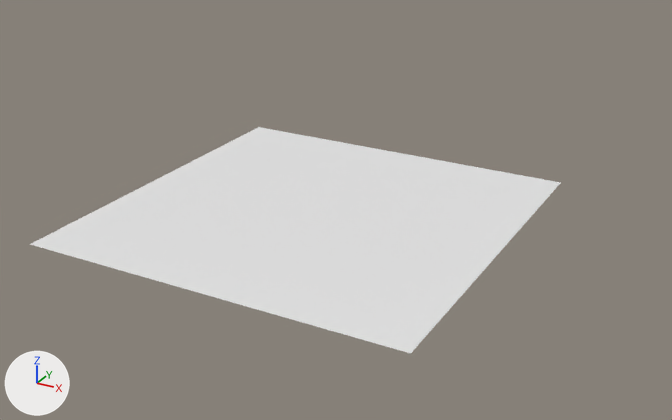
The Blender file scenes/construction/construction.blend, before and after one commit.
Before and after are seen from a 50 mm camera at (111.0, -191.0, 97.0) aimed at (-10.0, 30.0, -13.0). The lights are fixed; the arrows at lower left show +X, +Y and +Z. The first picture is the older version.
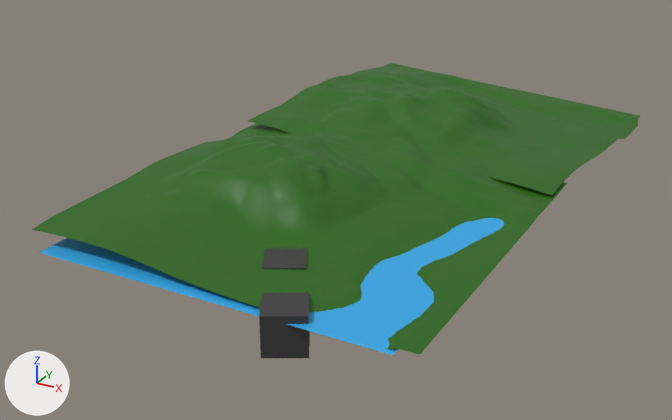
What differs and where, as boxes [x1, y1, x2, y2] in the pictures (672 x 420 px):
'Plane', reshaped, moved, recoloured: before [30, 127, 561, 353]; after [32, 123, 567, 355]
'Plane.002', added (dark green): after [248, 63, 640, 195]
'Plane.001', added (blue): after [39, 218, 504, 355]
'Cube.001-col', added: after [259, 292, 310, 358]
'Cube', added: after [262, 248, 308, 270]

Patch to the scene script:
```diff
--- a/scenes/construction/construction.blend.py
+++ b/scenes/construction/construction.blend.py
@@ mat_grass @@
+mat_grass = principled_material('grass')
+mat_grass.base_color = (0.0189, 0.133, 0.00124)  # dark green #256604
@@ mat_foundation @@
+mat_foundation = principled_material('foundation')
+mat_foundation.base_color = (0.0445, 0.0445, 0.0445)  # dark grey #3c3c3c
@@ mat_water @@
+mat_water = principled_material('water')
+mat_water.base_color = (0.0315, 0.391, 0.8)  # blue #32a8e7
@@ me_plane @@
 # used by ob_plane; location = (0.0, 0.0, 0.0)
-me_plane.from_pydata(...)  # 4 vertices, 1 face; spans x -50.0..50.0, y -50.0..50.0, z 0.0
+me_plane.from_pydata(...)  # 49775 vertices, 49320 faces; spans x -52.0..50.0, y -51.3..50.3, z -1.1..12.8
+# me_plane part 1: 2 vertices removed from x -50.0, y -50.0..50.0, z 0.0; 49773 vertices added at x -52.0..50.0, y -51.3..50.3, z -1.1..12.8
+me_plane.materials.append(mat_grass)  # dark green #256604
@@ me_plane_002 @@
+me_plane_002.from_pydata(...)  # 49775 vertices, 49320 faces; spans x -52.0..50.0, y -51.3..50.3, z -1.1..12.8
+me_plane_002.materials.append(mat_grass)  # dark green #256604
@@ me_cube_001 @@
+me_cube_001.from_pydata(...)  # a box spanning x -5.0..5.0, y -5.0..5.0, z -5.0..5.0
+me_cube_001.materials.append(mat_foundation)  # dark grey #3c3c3c
@@ me_plane_001 @@
+me_plane_001.from_pydata([(-1.0, -1.0, 0.0), (1.0, -1.0, 0.0), (-1.0, 1.0, 0.0), (1.0, 1.0, 0.0)], [], [(0, 1, 3, 2)])
+me_plane_001.materials.append(mat_water)  # blue #32a8e7
@@ ob_plane @@
 ob_plane = bpy.data.objects.new('Plane', me_plane)
-ob_plane.location = (0.0, 0.0, 0.0)
+ob_plane.location = (1.7, 0.5, 0.0)
@@ ob_plane_002 @@
+ob_plane_002 = bpy.data.objects.new('Plane.002', me_plane_002)
+ob_plane_002.location = (2.3, 90.6, -1.2)
+ob_plane_002.rotation_euler = (0.0609, 0.0242, 1.551)  # degrees (3.5, 1.4, 89)
@@ ob_cube_001_col @@
+ob_cube_001_col = bpy.data.objects.new('Cube.001-col', me_cube_001)
+ob_cube_001_col.location = (20.0, -47.2, -3.7)
+ob_cube_001_col.rotation_euler = (0.0, 0.0, 0.51)  # degrees (0, 0, 29)
@@ ob_cube @@
+ob_cube = bpy.data.objects.new('Cube', me_cube_001.copy())
+ob_cube.location = (8.8, -28.9, -3.7)
+ob_cube.rotation_euler = (0.0, 0.0, 0.51)  # degrees (0, 0, 29)
@@ ob_plane_001 @@
+ob_plane_001 = bpy.data.objects.new('Plane.001', me_plane_001)
+ob_plane_001.location = (0.7, -5.3, -0.5)
+ob_plane_001.scale = (46.2, 46.2, 46.2)
```
